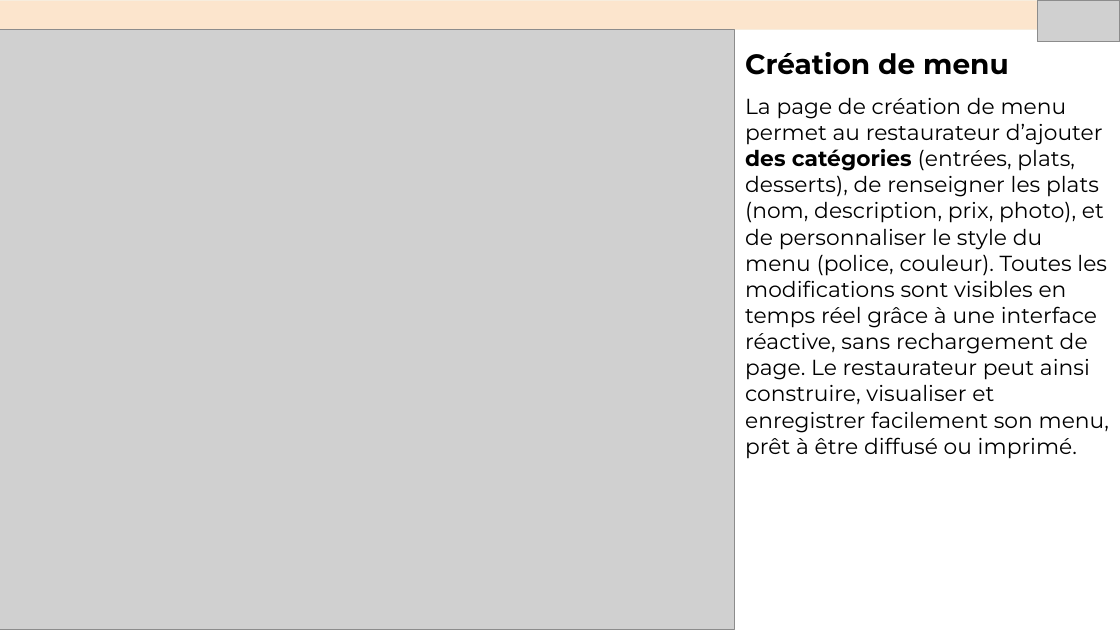
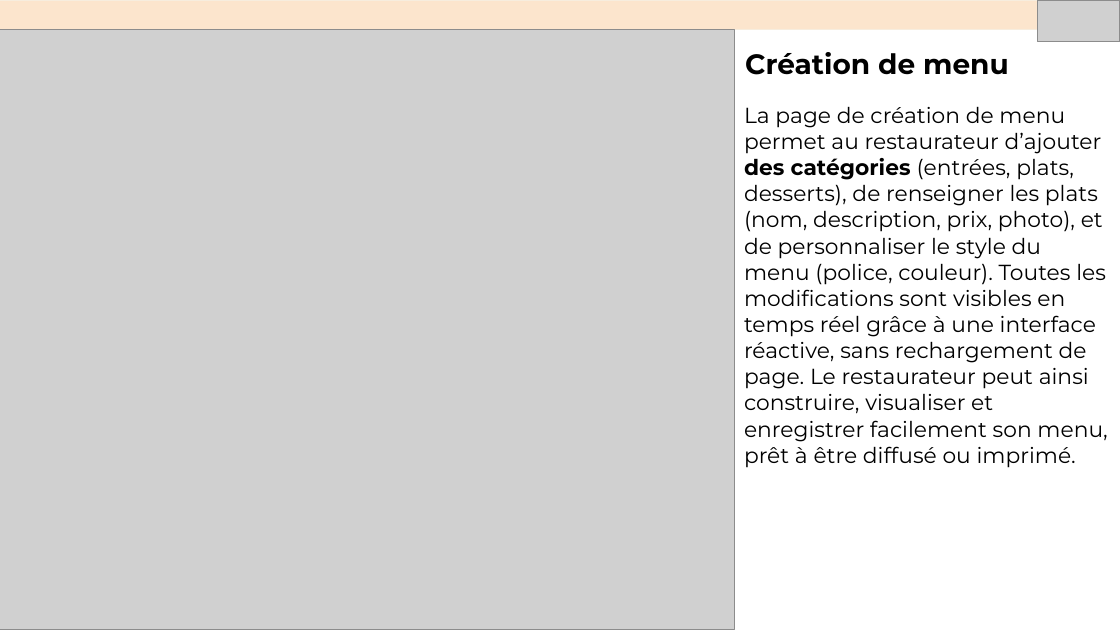
Before and after one commit to Mawabaca/P7-MenuMaker-V2, a slide deck: slide 7 of Présentation Menu Maker.pptx. Drawn at 1120x630 pixels with LibreOffice and Linux fonts; fonts in the diff are those of the drawing; grey boxes stand for pictures. Boxes give left, top, right and bottom in pixels: in the first picture for what was removed or moved away, otherwise in the second. Text is boxed around its words. In the diff, an @@ line names an element or a change of style, - is before the commit and + after.

```diff
--- a/Présentation Menu Maker.pptx
+++ b/Présentation Menu Maker.pptx
@@ text "La page de création de ...": place and size @@
-text "La page de création de ..." at box(745, 97, 1109, 459)
+text "La page de création de ..." at box(744, 106, 1107, 468)
```
Also in this commit, not shown: 3 other slides changed, 4 slides added, 1 slide removed.
